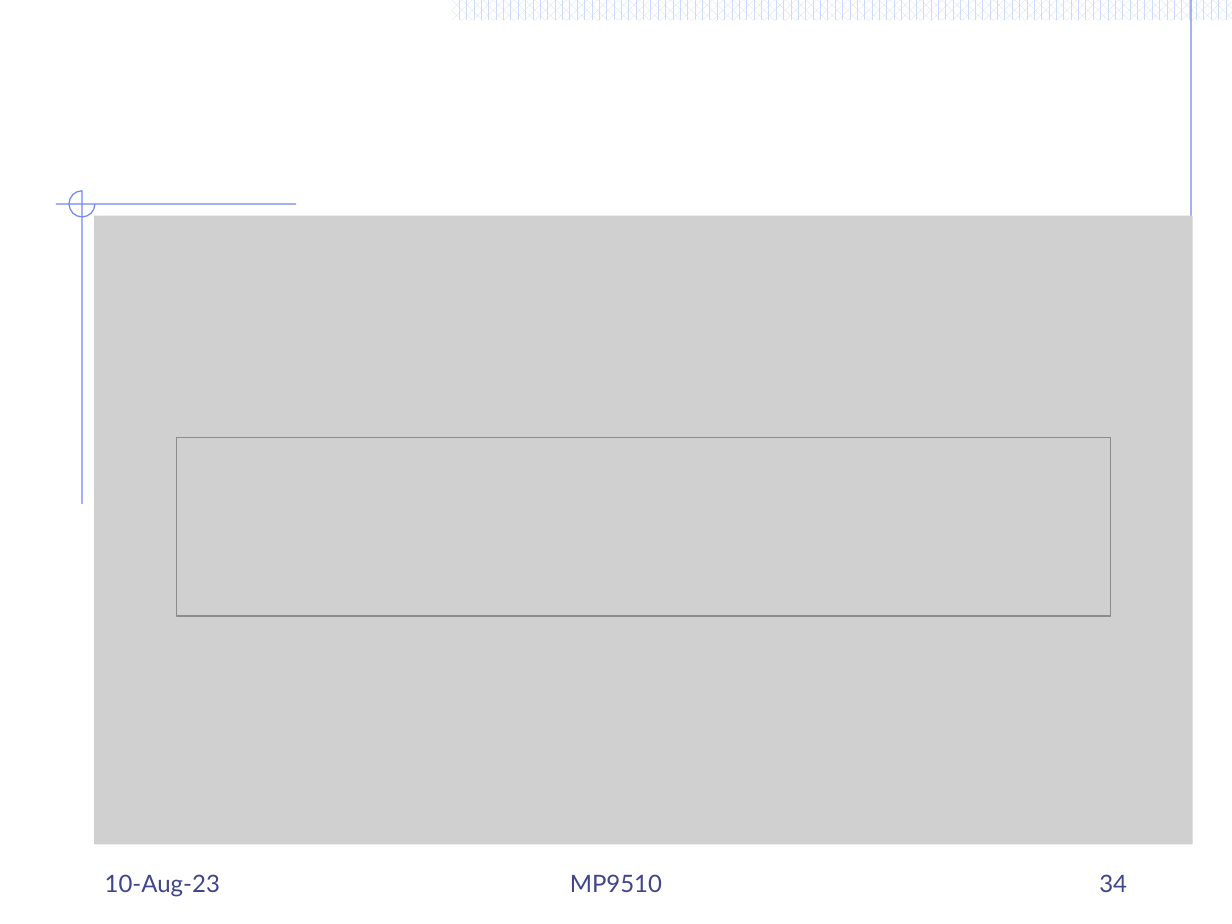
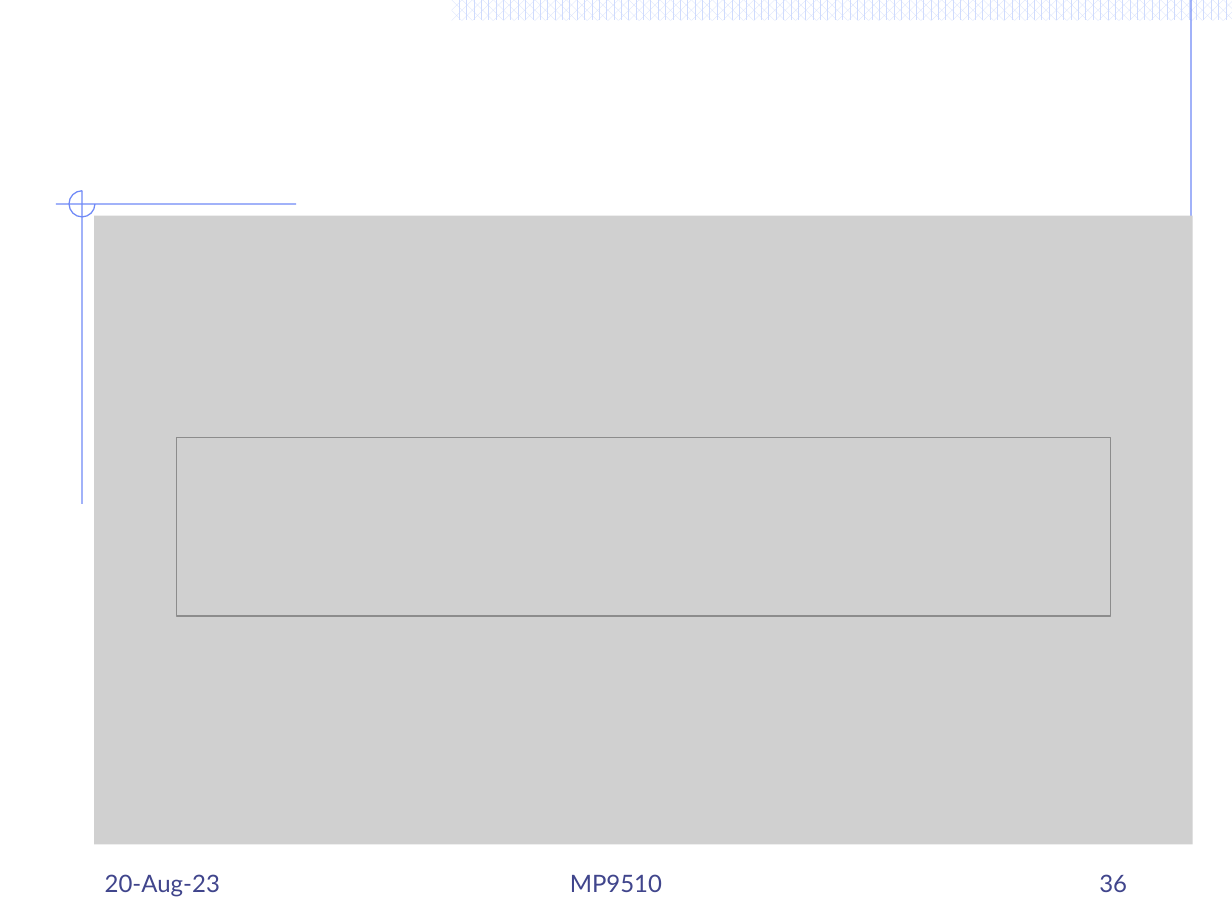
Before and after one commit to Mayooran1987/MC9510, a slide deck: slide 36 of Lect_3_Markov process.pptx (slide 34 before the commit). Drawn at 1232x924 pixels with LibreOffice and Linux fonts; fonts in the diff are those of the drawing; grey boxes stand for pictures. Boxes give left, top, right and bottom in pixels: in the first picture for what was removed or moved away, otherwise in the second. Text is boxed around its words. In the diff, an @@ line names an element or a change of style, - is before the commit and + after.

```diff
--- a/Lect_3_Markov process.pptx
+++ b/Lect_3_Markov process.pptx
@@ text at (105,874,220,897): text changed @@
-10-Aug-23
+20-Aug-23
@@ page number at (1099,874,1127,892): text changed @@
-34
+36
```
Also in this commit, not shown: 25 other slides changed, 6 slides added, 1 other file.
